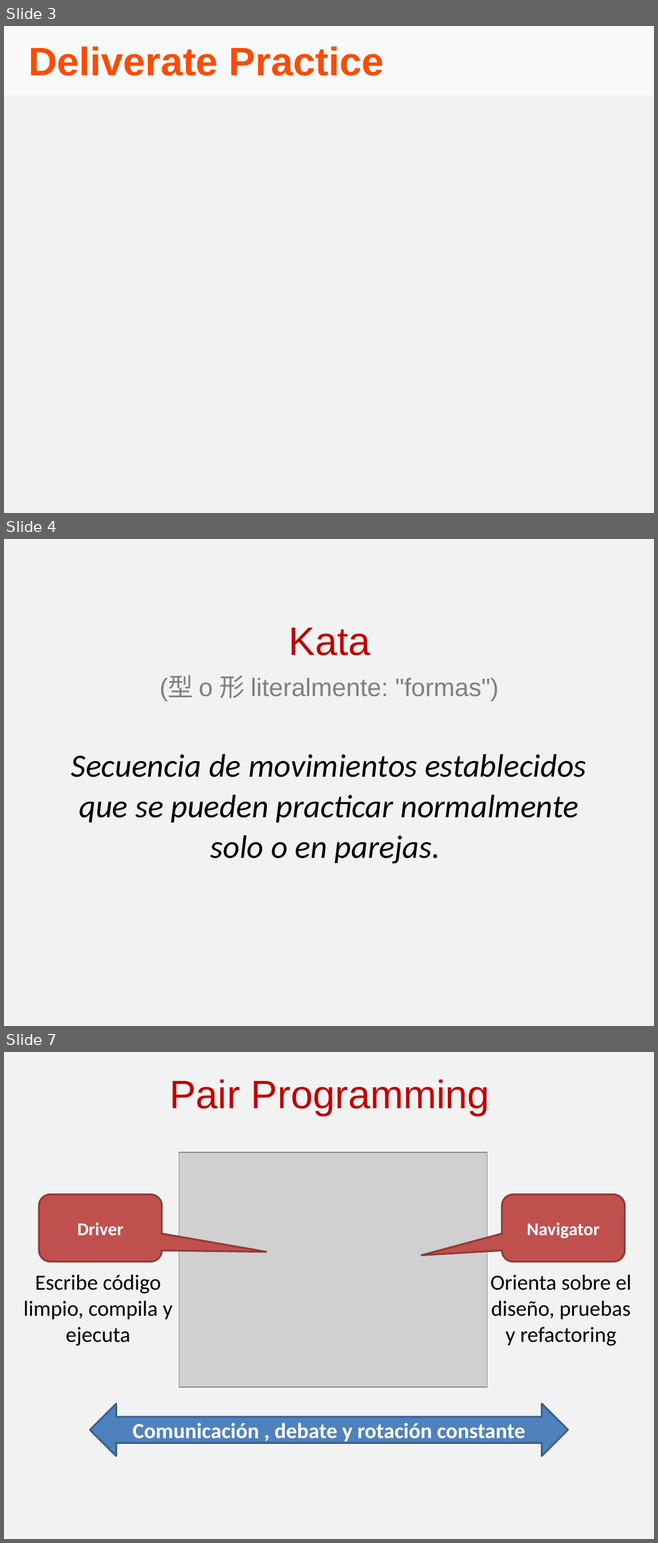
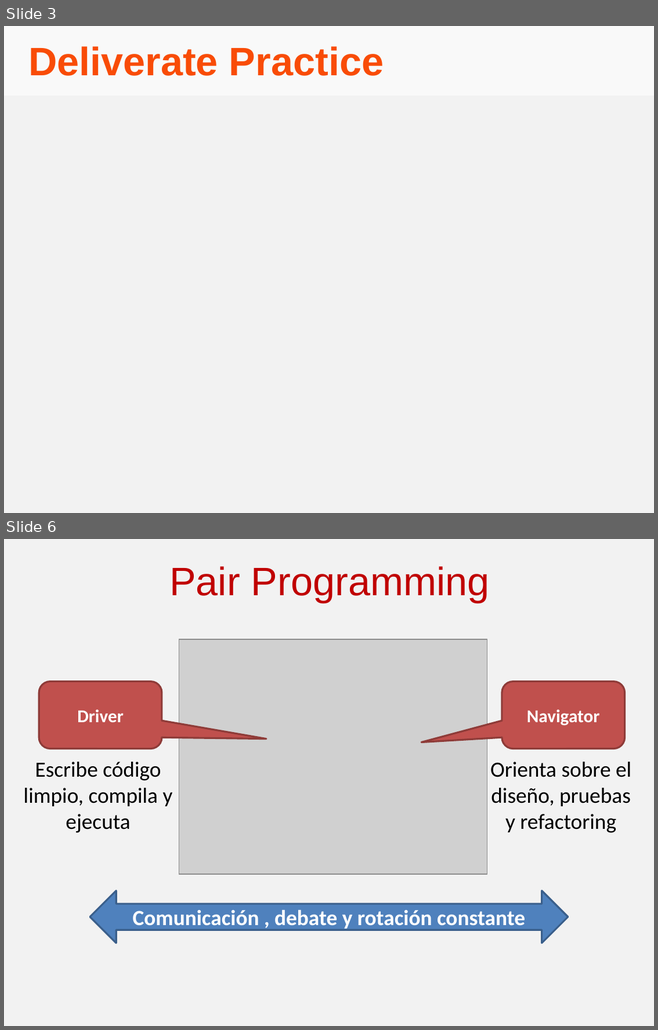
Before and after one commit to angelnunezsalazar/Coding-Dojo, a slide deck: Randori/Coding Dojo.pptx. Shown one above the other, each under a label of ours: slides 3, 4 and 7 before the commit, slides 3 and 6 after it; the slides between them are not shown. The pictures are 658x1543 and 658x1030 pixels, drawn with LibreOffice and Linux fonts; fonts in the diff are those of the drawing; grey boxes stand for pictures; background and template pictures are left out. Boxes give left, top, right and bottom in pixels: in the first picture for what was removed or moved away, otherwise in the second. Text is boxed around its words. In the diff, an @@ line names an element or a change of style, - is before the commit and + after.

```diff
--- a/Randori/Coding Dojo.pptx
+++ b/Randori/Coding Dojo.pptx
@@ slide 4 removed at (x1=4, y1=539, x2=654, y2=1026), background #F2F2F2 @@
@@ title removed at (x1=289, y1=628, x2=371, y2=656) @@
-Kata
@@ text removed at (x1=159, y1=675, x2=498, y2=701) @@
-(型 o 形 literalmente: "formas")
@@ text removed at (x1=71, y1=754, x2=586, y2=864) @@
-Secuencia de movimientos establecidos que se pueden practicar normalmente solo o en parejas.
@@ what was slide 7 is now slide 6 @@
```
Also in this commit, not shown: 4 slides changed, 5 slides added, 3 other slides removed.
